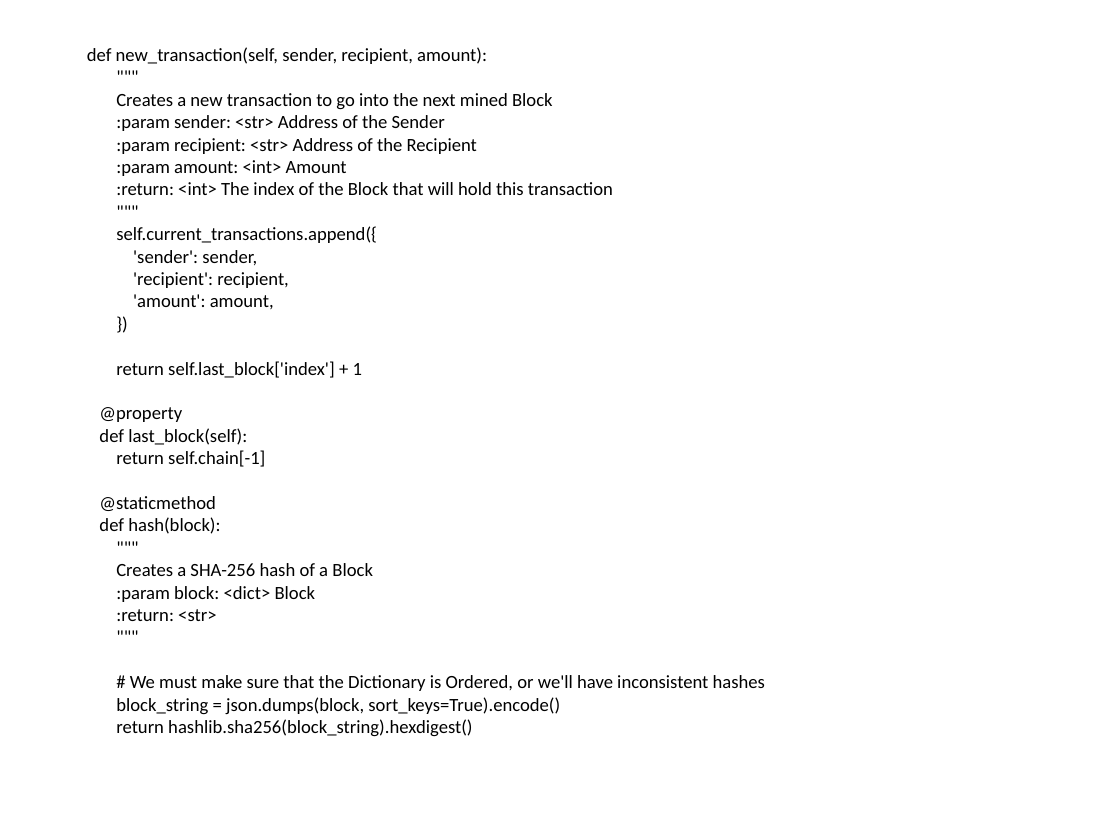
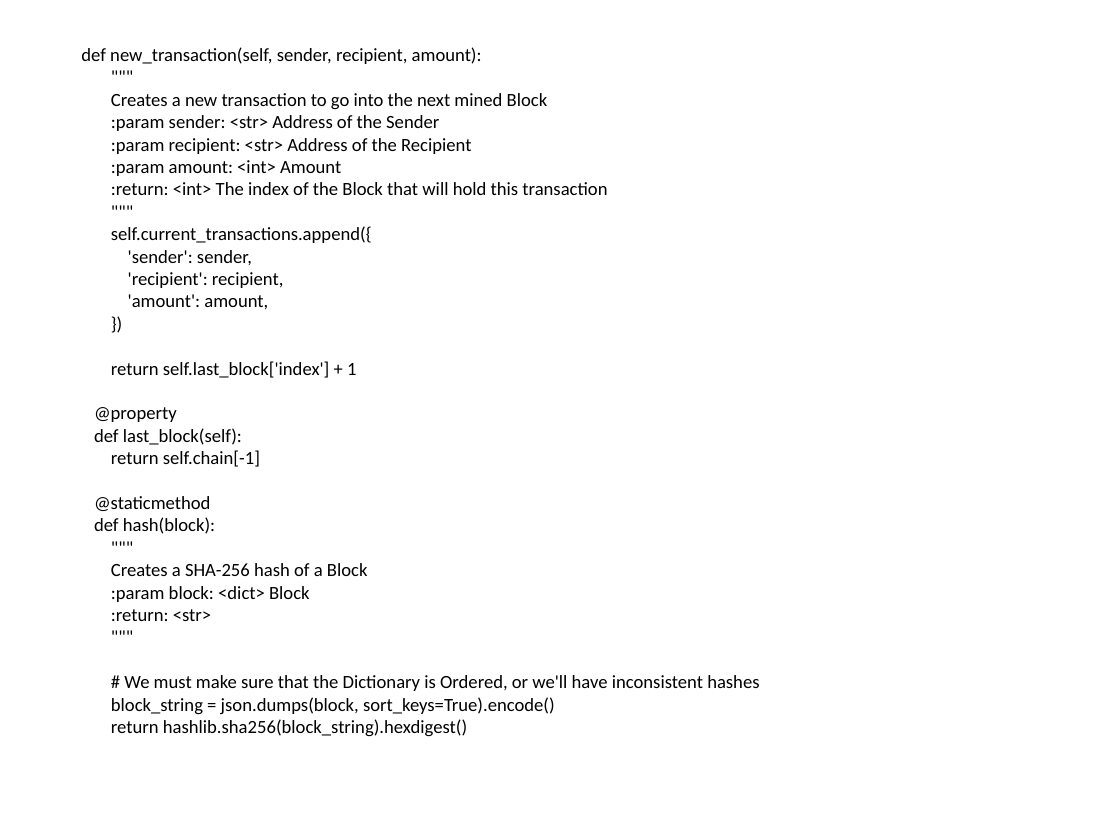
Before and after one commit to pkankipati/myblockchain, a slide deck: slide 28 of docs/Build a private blockchain.pptx. Drawn at 1120x840 pixels with LibreOffice and Linux fonts; fonts in the diff are those of the drawing. Boxes give left, top, right and bottom in pixels: in the first picture for what was removed or moved away, otherwise in the second. Text is boxed around its words. In the diff, an @@ line names an element or a change of style, - is before the commit and + after.

```diff
--- a/docs/Build a private blockchain.pptx
+++ b/docs/Build a private blockchain.pptx
@@ text "def new_transaction(self, sender, recipient, amount):": place and size @@
-text "def new_transaction(self, sender, recipient, amount):" at [87,47,765,737]
+text "def new_transaction(self, sender, recipient, amount):" at [81,47,759,737]
```
Also in this commit, not shown: 37 other slides changed, 1 other file.
